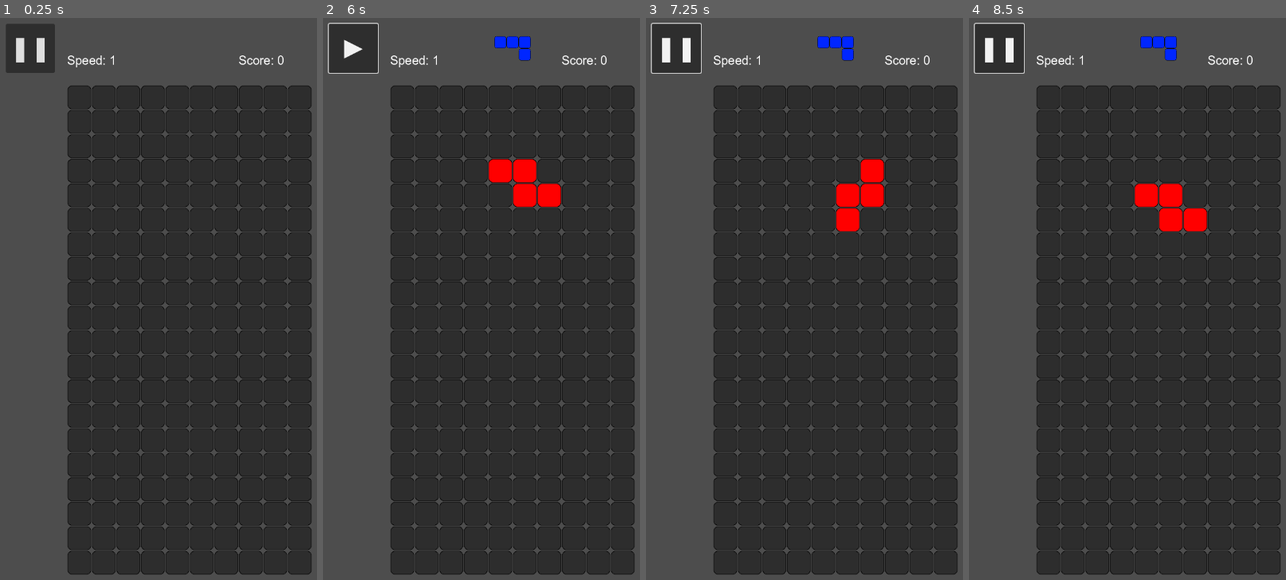
Above: before the commit, frames 1-4 (left to right).
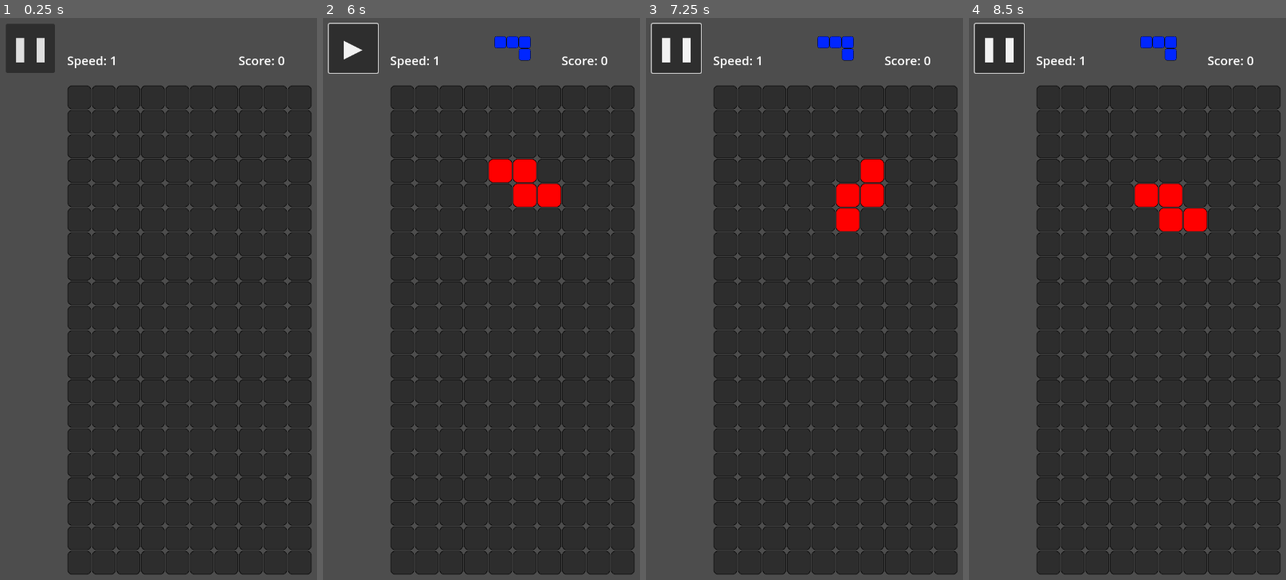
Above: after the commit, the same moments.

Repository: Boyquotes/Godot-tetris-3
Game: Godot game, scene res://Main.tscn
Two runs of this game, one before a commit and one after it. Both use one fixed random seed, a clock stepped at 60 frames per second and the inputs below.
Inputs (mouse positions are in pixels of both pictures, inside the frame that each line leads up to):
- Up to frame 1 (0.25 s): no input
- Up to frame 2 (6 s): click "❚❚" at 0.5 s; click "▶" at 1.25 s; click (outside the picture) at 2 s; click (376, 332) at 2.75 s; hold Right (right) 3.53-4.25 s; tap Up (turn) at 3.6, 5.85 s; click (outside the picture) at 4.25 s; click (513, 332) at 5 s; tap Enter at 5.75 s; hold Down (down) from 5.78 s (still down)
- Up to frame 3 (7.25 s): tap Space at 6.5 s; release Down (down) at 6.53 s; hold Right (right) from 6.53 s (still down); tap Up (turn) at 6.6 s
- Up to frame 4 (8.5 s): tap Enter at 7.25 s; tap Up (turn) at 7.35, 8.1 s; tap Space at 8 s; release Right (right) at 8.03 s; hold Left (left) from 8.03 s (still down)

The runs differ from the first frame. In frame 1, 0.3% of the frame differs, in the area x 21-90%, y 6-9%; in frame 2, 0.3%, in the area x 6-90%, y 3-9%; in frame 3, 0.3%; in frame 4, 0.3%.

Commit message:
Delete fonts

Diff:
--- a/Main.tscn
+++ b/Main.tscn
@@ -1,8 +1,7 @@
-[gd_scene load_steps=4 format=3 uid="uid://d0udvysmco4v1"]
+[gd_scene load_steps=3 format=3 uid="uid://d0udvysmco4v1"]
 
 [ext_resource type="Script" path="res://Main.gd" id="1_p8eam"]
 [ext_resource type="Texture2D" uid="uid://bdjjo1qliesif" path="res://assets/GameField.png" id="2_4wlev"]
-[ext_resource type="FontFile" uid="uid://ddkqnkr4iu2om" path="res://assets/fonts/arial.ttf" id="3_epia2"]
 
 [node name="Node2D" type="Node2D"]
 script = ExtResource("1_p8eam")
@@ -21,7 +20,6 @@
 offset_top = 24.0
 offset_right = 120.0
 offset_bottom = 120.0
-theme_override_fonts/font = ExtResource("3_epia2")
 text = "▶"
 
 [node name="DownButton" type="Button" parent="."]
@@ -68,7 +66,6 @@
 offset_top = 72.0
 offset_right = 573.0
 offset_bottom = 120.0
-theme_override_fonts/font = ExtResource("3_epia2")
 text = "Score: 0"
 vertical_alignment = 1
 
@@ -77,7 +74,6 @@
 offset_top = 72.0
 offset_right = 288.0
 offset_bottom = 120.0
-theme_override_fonts/font = ExtResource("3_epia2")
 text = "Speed: 1"
 vertical_alignment = 1
 
@@ -93,7 +89,6 @@
 offset_top = -3.0
 offset_right = 295.0
 offset_bottom = 189.0
-theme_override_fonts/font = ExtResource("3_epia2")
 text = "GAME
 OVER"
 horizontal_alignment = 1
@@ -112,7 +107,6 @@
 offset_top = 45.0
 offset_right = 265.0
 offset_bottom = 94.0
-theme_override_fonts/font = ExtResource("3_epia2")
 placeholder_text = "Input name"
 
 [node name="InputButton" type="Button" parent="GameOverPanel/InputPanel"]
@@ -121,7 +115,6 @@
 offset_top = 123.0
 offset_right = 195.0
 offset_bottom = 173.0
-theme_override_fonts/font = ExtResource("3_epia2")
 text = "OK"
 
 [node name="HTTPRequest" type="HTTPRequest" parent="GameOverPanel/InputPanel"]
--- a/project.godot
+++ b/project.godot
@@ -31,26 +31,26 @@
 }
 turn={
 "deadzone": 0.5,
-"events": [Object(InputEventKey,"resource_local_to_scene":false,"resource_name":"","device":0,"window_id":0,"alt_pressed":false,"shift_pressed":false,"ctrl_pressed":false,"meta_pressed":false,"pressed":false,"keycode":0,"physical_keycode":87,"key_label":0,"unicode":0,"echo":false,"script":null)
-, Object(InputEventKey,"resource_local_to_scene":false,"resource_name":"","device":-1,"window_id":0,"alt_pressed":false,"shift_pressed":false,"ctrl_pressed":false,"meta_pressed":false,"pressed":false,"keycode":0,"physical_keycode":4194320,"key_label":0,"unicode":0,"echo":false,"script":null)
+"events": [Object(InputEventKey,"resource_local_to_scene":false,"resource_name":"","device":-1,"window_id":0,"alt_pressed":false,"shift_pressed":false,"ctrl_pressed":false,"meta_pressed":false,"pressed":false,"keycode":0,"physical_keycode":4194320,"key_label":0,"unicode":0,"echo":false,"script":null)
+, Object(InputEventKey,"resource_local_to_scene":false,"resource_name":"","device":-1,"window_id":0,"alt_pressed":false,"shift_pressed":false,"ctrl_pressed":false,"meta_pressed":false,"pressed":false,"keycode":0,"physical_keycode":87,"key_label":0,"unicode":1062,"echo":false,"script":null)
 ]
 }
 down={
 "deadzone": 0.5,
-"events": [Object(InputEventKey,"resource_local_to_scene":false,"resource_name":"","device":0,"window_id":0,"alt_pressed":false,"shift_pressed":false,"ctrl_pressed":false,"meta_pressed":false,"pressed":false,"keycode":0,"physical_keycode":83,"key_label":0,"unicode":0,"echo":false,"script":null)
-, Object(InputEventKey,"resource_local_to_scene":false,"resource_name":"","device":-1,"window_id":0,"alt_pressed":false,"shift_pressed":false,"ctrl_pressed":false,"meta_pressed":false,"pressed":false,"keycode":0,"physical_keycode":4194322,"key_label":0,"unicode":0,"echo":false,"script":null)
+"events": [Object(InputEventKey,"resource_local_to_scene":false,"resource_name":"","device":-1,"window_id":0,"alt_pressed":false,"shift_pressed":false,"ctrl_pressed":false,"meta_pressed":false,"pressed":false,"keycode":0,"physical_keycode":4194322,"key_label":0,"unicode":0,"echo":false,"script":null)
+, Object(InputEventKey,"resource_local_to_scene":false,"resource_name":"","device":-1,"window_id":0,"alt_pressed":false,"shift_pressed":false,"ctrl_pressed":false,"meta_pressed":false,"pressed":false,"keycode":0,"physical_keycode":83,"key_label":0,"unicode":1067,"echo":false,"script":null)
 ]
 }
 left={
 "deadzone": 0.5,
-"events": [Object(InputEventKey,"resource_local_to_scene":false,"resource_name":"","device":0,"window_id":0,"alt_pressed":false,"shift_pressed":false,"ctrl_pressed":false,"meta_pressed":false,"pressed":false,"keycode":0,"physical_keycode":65,"key_label":0,"unicode":0,"echo":false,"script":null)
-, Object(InputEventKey,"resource_local_to_scene":false,"resource_name":"","device":-1,"window_id":0,"alt_pressed":false,"shift_pressed":false,"ctrl_pressed":false,"meta_pressed":false,"pressed":false,"keycode":0,"physical_keycode":4194319,"key_label":0,"unicode":0,"echo":false,"script":null)
+"events": [Object(InputEventKey,"resource_local_to_scene":false,"resource_name":"","device":-1,"window_id":0,"alt_pressed":false,"shift_pressed":false,"ctrl_pressed":false,"meta_pressed":false,"pressed":false,"keycode":0,"physical_keycode":4194319,"key_label":0,"unicode":0,"echo":false,"script":null)
+, Object(InputEventKey,"resource_local_to_scene":false,"resource_name":"","device":-1,"window_id":0,"alt_pressed":false,"shift_pressed":false,"ctrl_pressed":false,"meta_pressed":false,"pressed":false,"keycode":0,"physical_keycode":65,"key_label":0,"unicode":1060,"echo":false,"script":null)
 ]
 }
 right={
 "deadzone": 0.5,
-"events": [Object(InputEventKey,"resource_local_to_scene":false,"resource_name":"","device":0,"window_id":0,"alt_pressed":false,"shift_pressed":false,"ctrl_pressed":false,"meta_pressed":false,"pressed":false,"keycode":0,"physical_keycode":68,"key_label":0,"unicode":0,"echo":false,"script":null)
-, Object(InputEventKey,"resource_local_to_scene":false,"resource_name":"","device":-1,"window_id":0,"alt_pressed":false,"shift_pressed":false,"ctrl_pressed":false,"meta_pressed":false,"pressed":false,"keycode":0,"physical_keycode":4194321,"key_label":0,"unicode":0,"echo":false,"script":null)
+"events": [Object(InputEventKey,"resource_local_to_scene":false,"resource_name":"","device":-1,"window_id":0,"alt_pressed":false,"shift_pressed":false,"ctrl_pressed":false,"meta_pressed":false,"pressed":false,"keycode":0,"physical_keycode":4194321,"key_label":0,"unicode":0,"echo":false,"script":null)
+, Object(InputEventKey,"resource_local_to_scene":false,"resource_name":"","device":-1,"window_id":0,"alt_pressed":false,"shift_pressed":false,"ctrl_pressed":false,"meta_pressed":false,"pressed":false,"keycode":0,"physical_keycode":68,"key_label":0,"unicode":1042,"echo":false,"script":null)
 ]
 }
 Click={
Binary file removed: assets/fonts/arial.ttf
Not shown, removed: assets/fonts/arial.ttf.import
